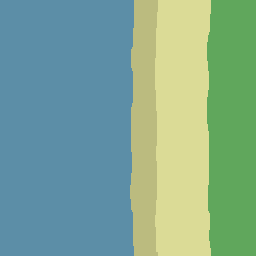
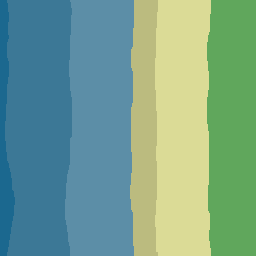
Two versions of the same layered image (256×256). Layer-by-layer changes:
painted on "Background" over [0,0,72,256]
